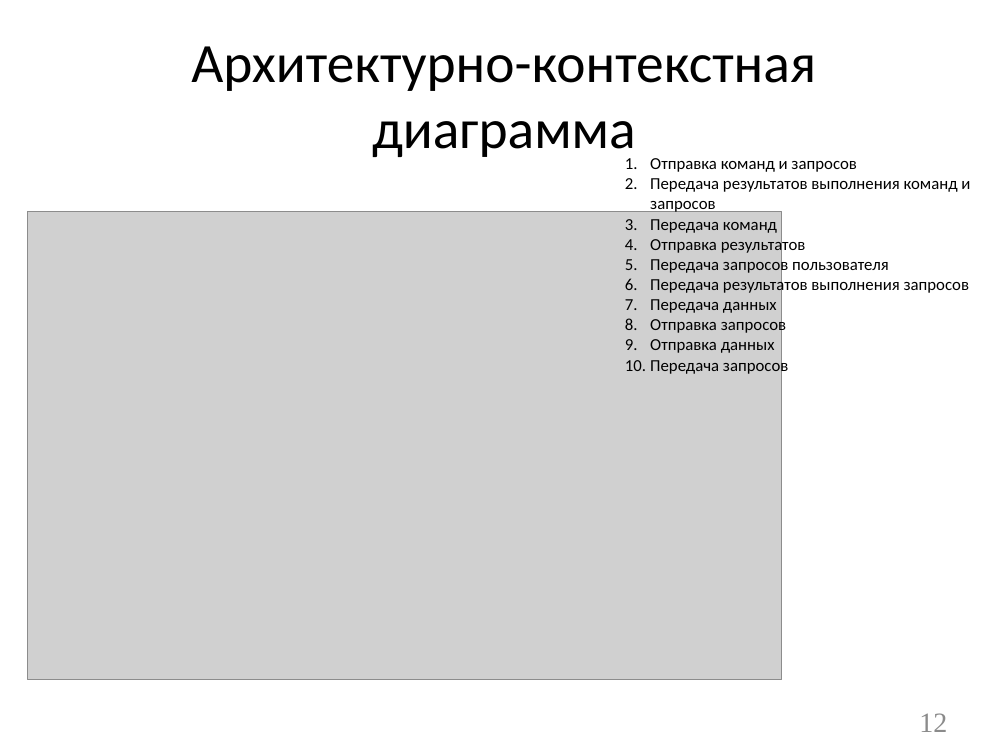
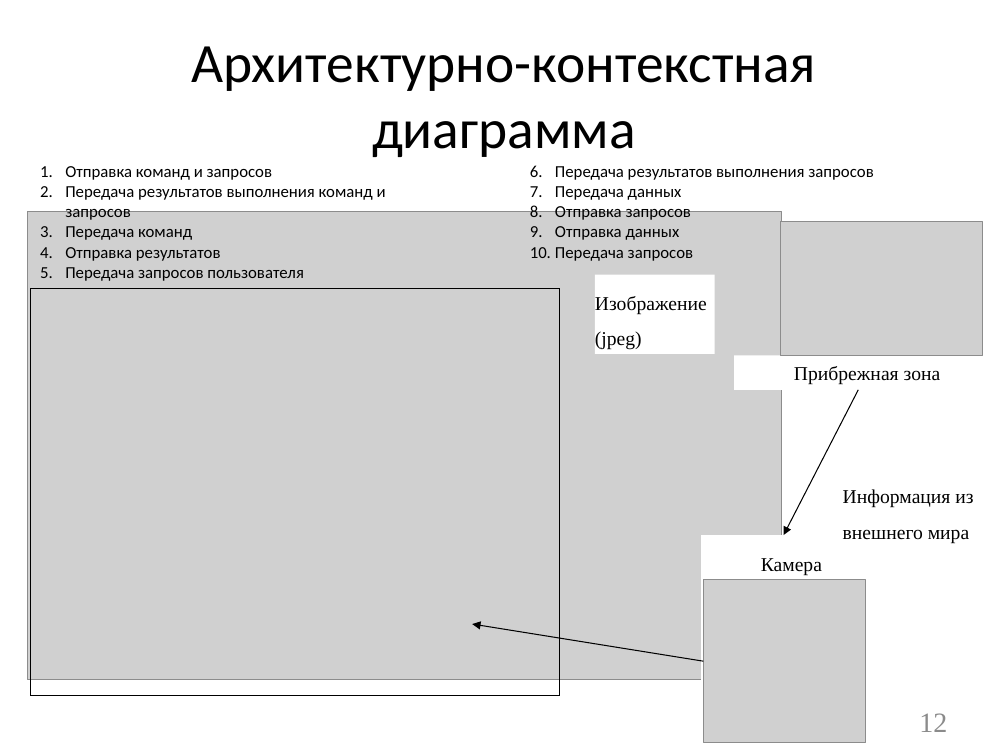
Before and after one commit to NecroArt/Diploma, a slide deck: slide 12 of docs/parts/conference.pptx. Drawn at 1008x756 pixels with LibreOffice and Linux fonts; fonts in the diff are those of the drawing; grey boxes stand for pictures. Boxes give left, top, right and bottom in pixels: in the first picture for what was removed or moved away, otherwise in the second. Text is boxed around its words. In the diff, an @@ line names an element or a change of style, - is before the commit and + after.

```diff
--- a/docs/parts/conference.pptx
+++ b/docs/parts/conference.pptx
@@ text added at bbox=[65, 166, 386, 281], 12 pt, text #000000 @@
+1. Отправка команд и запросов
+2. Передача результатов выполнения команд и запросов
+3. Передача команд
+4. Отправка результатов
+5. Передача запросов пользователя
@@ text "Передача результатов выполнения запросов": place and size @@
-text "Передача результатов выполнения запросов" at bbox=[650, 158, 970, 375]
+text "Передача результатов выполнения запросов" at bbox=[555, 166, 873, 261]
@@ text at bbox=[650, 158, 970, 274]: paragraphs removed @@
-1. Отправка команд и запросов
-2. Передача результатов выполнения команд и запросов
-3. Передача команд
-4. Отправка результатов
-5. Передача запросов пользователя
@@ picture added at bbox=[781, 222, 983, 356] @@
@@ line added from (30, 288) to (559, 288), #000000 0.75 pt @@
@@ line added from (30, 696) to (30, 288), #000000 0.75 pt @@
@@ line added from (559, 696) to (559, 288), #000000 0.75 pt @@
@@ rectangle added at bbox=[595, 274, 715, 354], fill #FFFFFF, 14 pt, text #000000 @@
+Изображение (jpeg)
@@ rectangle added at bbox=[734, 356, 982, 390], fill #FFFFFF, 14 pt, text #000000 @@
+Прибрежная зона
@@ arrow added from (858, 390) to (783, 535), #000000 0.75 pt @@
@@ text added at bbox=[843, 489, 973, 544], 14 pt, text #000000 @@
+Информация из внешнего мира
@@ rectangle added at bbox=[702, 535, 867, 754], fill #FFFFFF, 14 pt, text #000000 @@
+Камера
@@ picture added at bbox=[704, 580, 866, 742] @@
@@ arrow added from (704, 661) to (473, 624), #000000 0.75 pt @@
@@ line added from (30, 696) to (559, 696), #000000 0.75 pt @@
```
Also in this commit, not shown: 7 other slides changed, 2 slides added, 6 slides removed, 9 other files.
